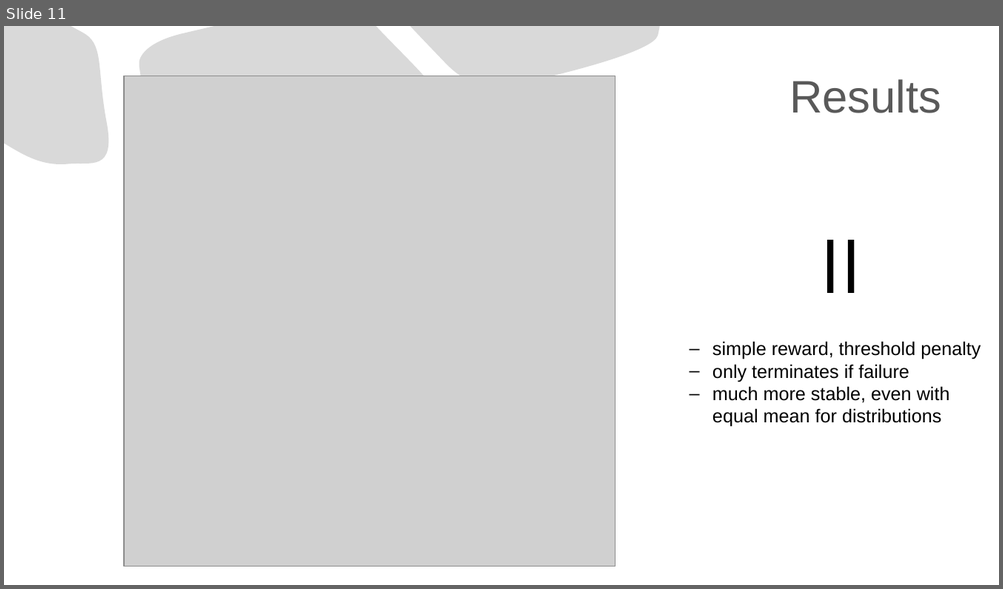
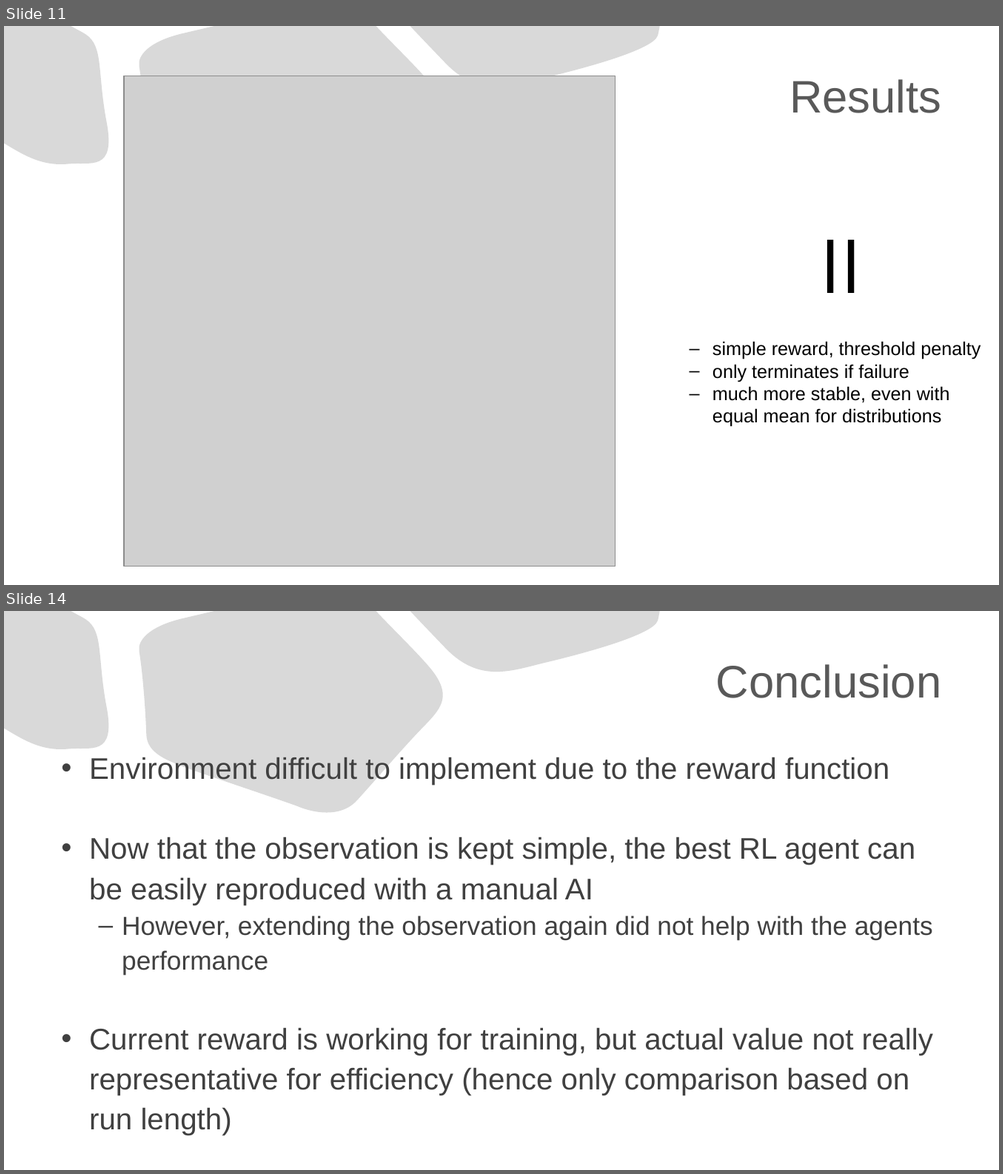
Before and after one commit to marekhummel/traffic-lights-rl, a slide deck: visuals/slides.pptx. Shown one above the other, each under a label of ours: slide 11 before the commit, slides 11 and 14 after it; the slides between them are not shown. The pictures are 1003x589 and 1003x1174 pixels, drawn with LibreOffice and Linux fonts; fonts in the diff are those of the drawing; grey boxes stand for pictures. Boxes give left, top, right and bottom in pixels: in the first picture for what was removed or moved away, otherwise in the second. Text is boxed around its words. In the diff, an @@ line names an element or a change of style, - is before the commit and + after.

```diff
--- a/visuals/slides.pptx
+++ b/visuals/slides.pptx
@@ slide 14 added at (4,611,999,1170), background #FFFFFF; not listed: 3 template elements that a slide beside it also shows @@
@@ title added at (716,664,942,698), 44 pt, text #595959 @@
+Conclusion
@@ text added at (89,757,933,1136), 28.8 pt, text #404040 @@
+• Environment difficult to implement due to the reward function
+• Now that the observation is kept simple, the best RL agent can be easily reproduced with a manual AI
+  – However, extending the observation again did not help with the agents performance
+• Current reward is working for training, but actual value not really representative for efficiency (hence only comparison based on run length)
```
Also in this commit, not shown: 2 other slides added, 5 other files.
